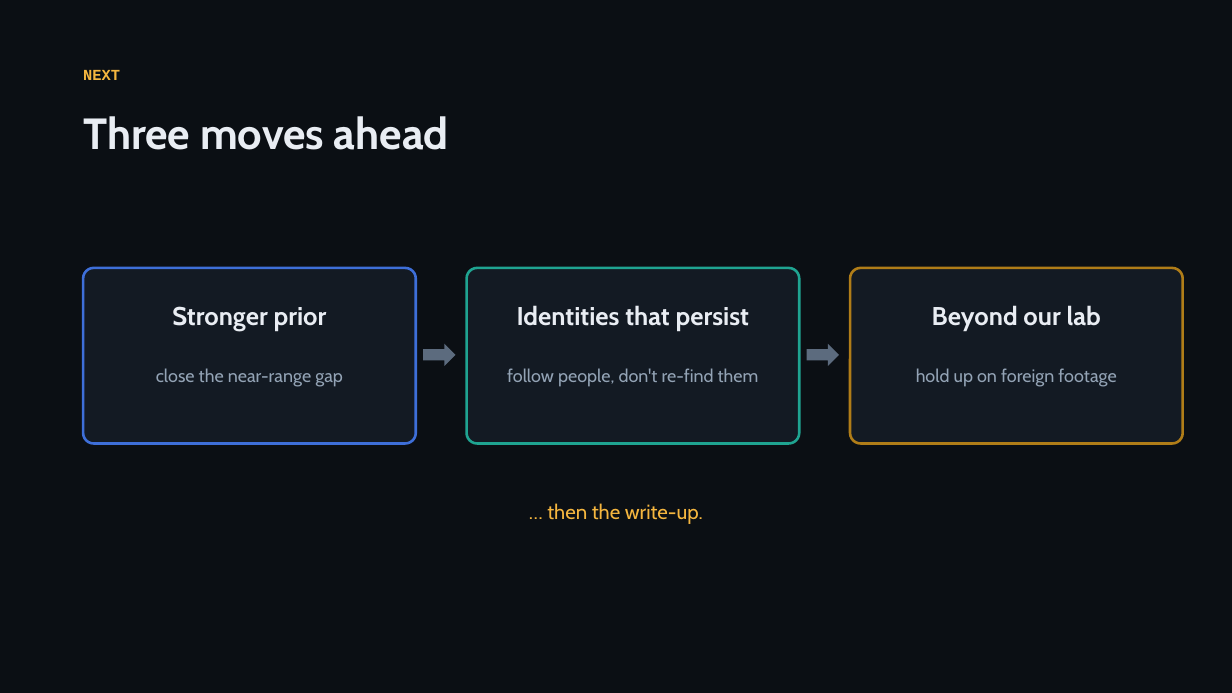
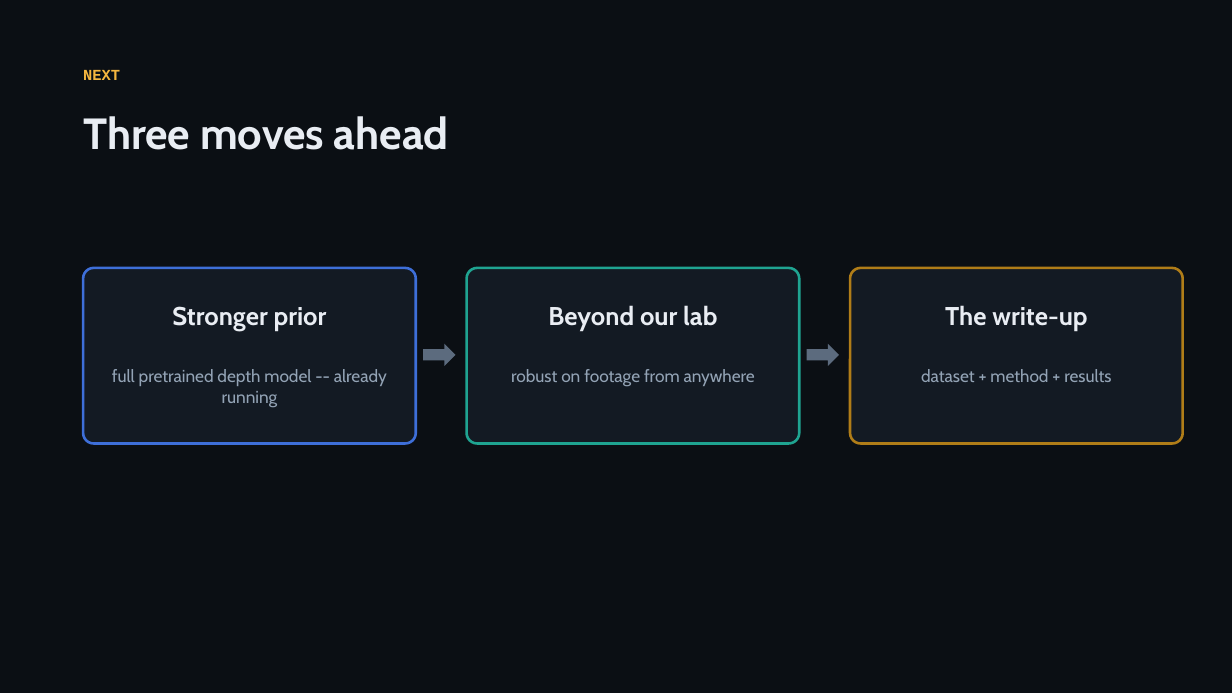
Before and after one commit to KSJanjua/ProCodes, a slide deck: slide 13 of docs/presentation/instancedepth-journey.pptx. Drawn at 1232x693 pixels with LibreOffice and Linux fonts; fonts in the diff are those of the drawing. Boxes give left, top, right and bottom in pixels: in the first picture for what was removed or moved away, otherwise in the second. Text is boxed around its words. In the diff, an @@ line names an element or a change of style, - is before the commit and + after.

```diff
--- a/docs/presentation/instancedepth-journey.pptx
+++ b/docs/presentation/instancedepth-journey.pptx
@@ text at [548, 305, 717, 331]: text changed @@
-Identities that persist
+Beyond our lab
@@ text at [945, 305, 1087, 331]: text changed @@
-Beyond our lab
+The write-up
@@ text at [112, 369, 387, 407]: text changed; size 14 to 13.5 pt @@
-close the near-range gap
+full pretrained depth model -- already running
@@ text at [511, 369, 755, 386]: text changed; size 14 to 13.5 pt @@
-follow people, don't re-find them
+robust on footage from anywhere
@@ text at [921, 369, 1111, 382]: text changed; size 14 to 13.5 pt @@
-hold up on foreign footage
+dataset + method + results
@@ text removed at [547, 503, 703, 524] @@
-… then the write-up.
```
Also in this commit, not shown: 3 other slides changed, 4 slides added, 4 slides removed, 1 other file.
